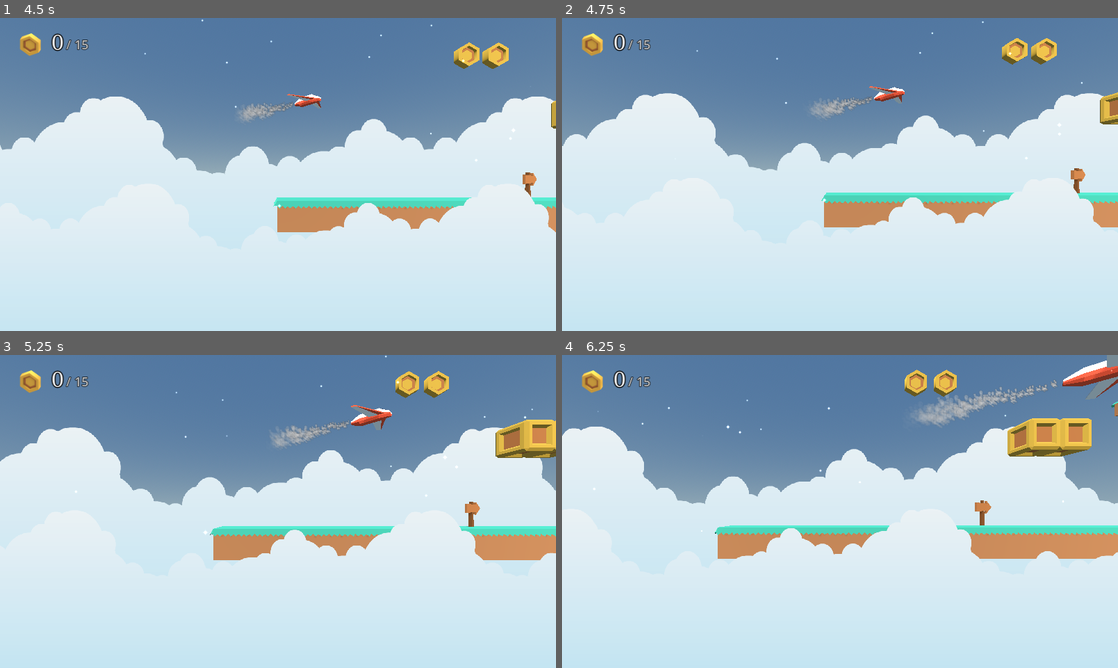
Above: before the commit, frames 1-4 (two rows, left to right).
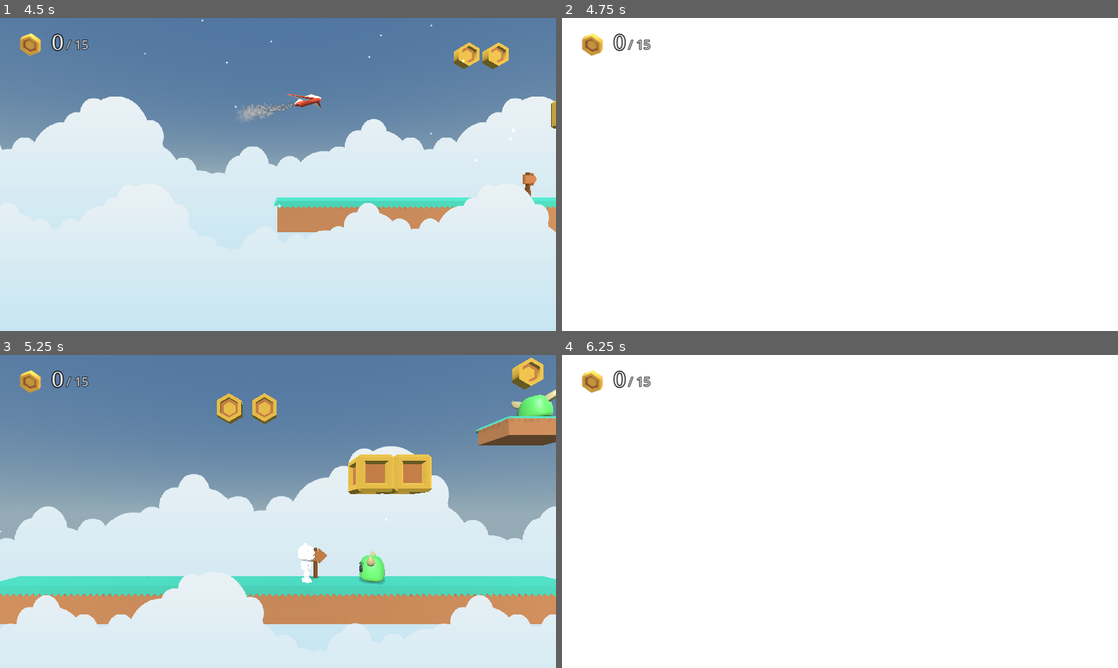
Above: after the commit, the same moments.

Repository: crystal-bit/platform-3d
Game: Godot game, scene res://scenes/game/game.tscn
Two runs of this game, one before a commit and one after it. Both use one fixed random seed, a clock stepped at 60 frames per second and the inputs below. Sound files missing from this copy of the repository are replaced by a short silence.
Inputs:
- Up to frame 1 (4.5 s): tap Enter (ui_accept) at 0.5, 0.77, 1.52, 3.02, 3.77 s; hold Up (ui_up) 0.53-2.03 s; hold Left (ui_left) 2.03-3.53 s; hold Down (ui_down) 3.53-4.28 s; hold Right (ui_right) from 4.28 s (still down)
- Up to frame 2 (4.75 s): keep holding Right (ui_right); tap Enter (ui_accept) at 4.52 s
- Up to frame 3 (5.25 s): release Right (ui_right) at 5.03 s; hold Up (ui_up) from 5.03 s (still down)
- Up to frame 4 (6.25 s): release Up (ui_up) at 5.78 s; hold Right (ui_right) from 5.78 s (still down); tap Enter (ui_accept) at 6.02 s

Frame 1 is identical in both runs. In frame 2, 98% of the frame differs, in the area x 0-100%, y 0-100%; in frame 3, 34%; in frame 4, 98%.

Commit message:
fix: avoid issues with reset_behaviour.
AudioStreamPlayer finished signal was not emitting correctly

Diff:
--- a/objects/behaviours/reset_behaviour.gd
+++ b/objects/behaviours/reset_behaviour.gd
@@ -12,6 +12,6 @@
 	if player.position.y < -8 or player.is_dead:
 		if !$GameoverSfx.playing:
 			$GameoverSfx.play()
-			await $GameoverSfx.finished
+			await get_tree().create_timer(.45).timeout
 			GameState.reset_state()
 			get_tree().reload_current_scene()
